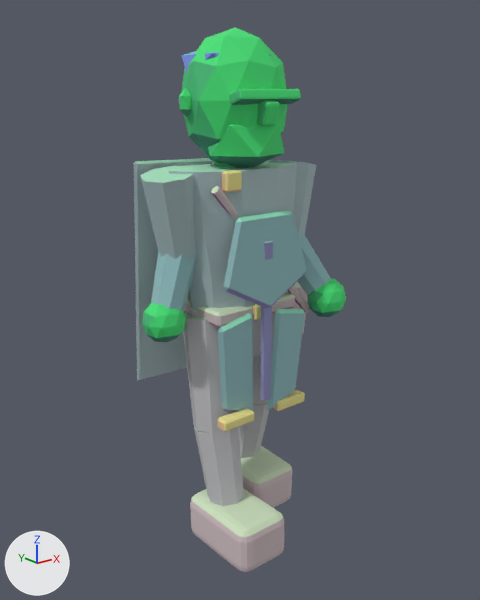
A saved change to the glTF model assets/exports/npc/npc_healer_down_l_v01.glb.
One viewpoint serves both versions: a 50 mm lens placed at (-1.627, -2.072, 1.854), pointed at (-0.005, -0.044, 1.044). Every picture has the same lights, and +X, +Y and +Z are marked at lower left. The older version comes first. Vertices at exactly the same position are counted once.

In view in the first picture: 'GEO_npc_healer_down_l_v01'.
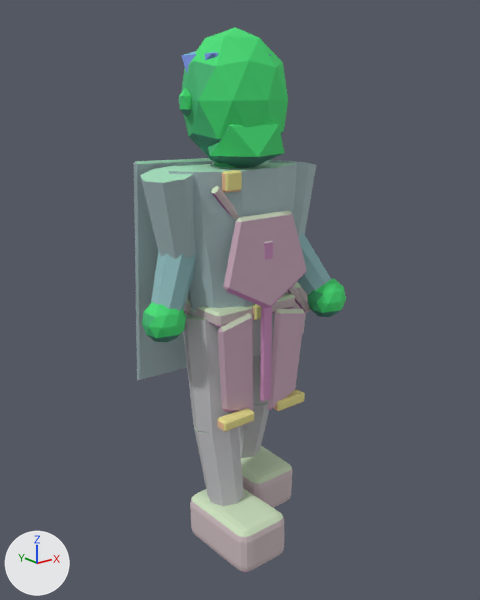
Pixel boxes [x1, y1, x2, y2] of what changed, in the pictures (480 x 600 px):
part 1 of me_geo_npc_healer_down_l_v01, deleted (green)
    before: [257, 101, 280, 126]
part 2 of me_geo_npc_healer_down_l_v01, deleted (green)
    before: [229, 89, 301, 105]
part 3 of me_geo_npc_healer_down_l_v01, recoloured (cyan to grey)
    both: [218, 210, 307, 412]

Patch to the scene script:
```diff
--- a/assets/exports/npc/npc_healer_down_l_v01.glb.py
+++ b/assets/exports/npc/npc_healer_down_l_v01.glb.py
@@ me_geo_npc_healer_down_l_v01 @@
 # used by ob_geo_npc_healer_down_l_v01; location = (0.0, 0.0, 0.0)
-me_geo_npc_healer_down_l_v01.from_pydata(...)  # 1040 vertices, 1932 faces; spans x -0.43..0.46, y -0.38..0.26, z 0.0..2.08
+me_geo_npc_healer_down_l_v01.from_pydata(...)  # 928 vertices, 1716 faces; spans x -0.43..0.46, y -0.38..0.26, z 0.0..2.08
+# me_geo_npc_healer_down_l_v01 part 1: the loose piece of 56 vertices spanning x -0.04..0.04, y -0.23..-0.16, z 1.74..1.83 is deleted
+# me_geo_npc_healer_down_l_v01 part 2: the loose piece of 56 vertices spanning x -0.14..0.14, y -0.22..-0.15, z 1.81..1.86 is deleted
+# me_geo_npc_healer_down_l_v01 part 3: 188 kept faces spanning x -0.21..0.21, y -0.23..-0.14, z 0.59..1.42 get new vertex colours
 me_geo_npc_healer_down_l_v01.materials.append(mat_mat_npc_indexed)
```
